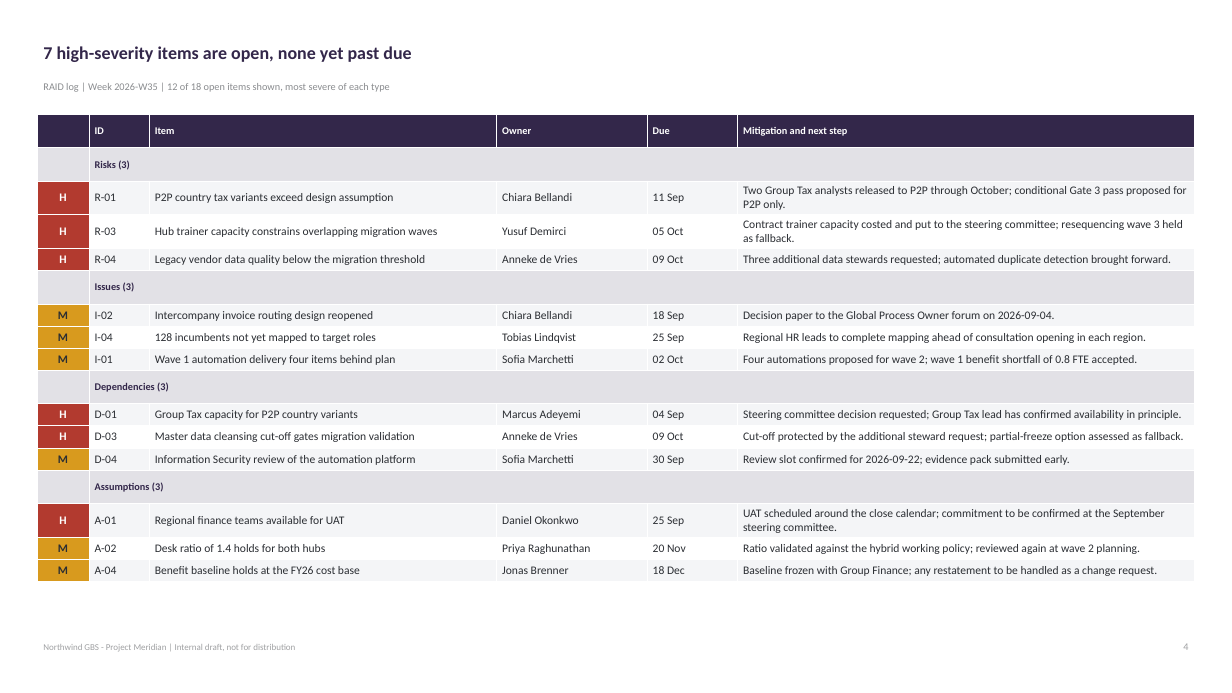
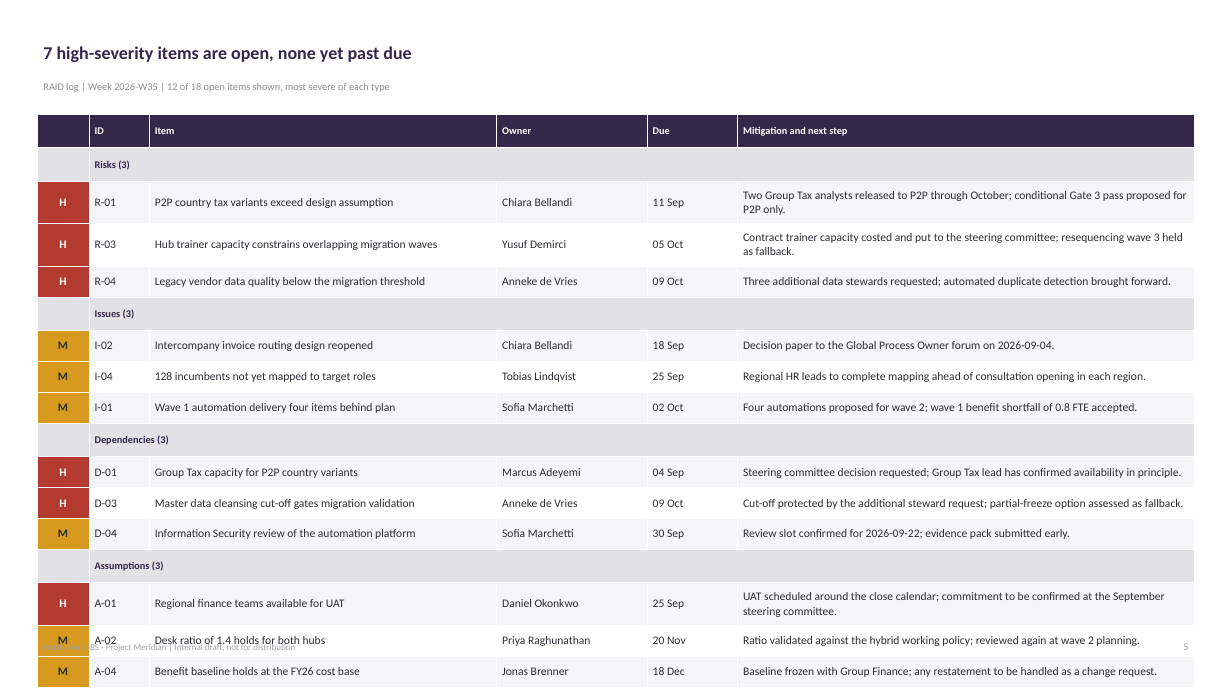
Before and after one commit to morichtereur/deckpilot, a slide deck: slide 5 of examples/deck.pptx (slide 4 before the commit). Drawn at 1232x693 pixels with LibreOffice and Linux fonts; fonts in the diff are those of the drawing. Boxes give left, top, right and bottom in pixels: in the first picture for what was removed or moved away, otherwise in the second. Text is boxed around its words. In the diff, an @@ line names an element or a change of style, - is before the commit and + after.

```diff
--- a/examples/deck.pptx
+++ b/examples/deck.pptx
@@ table: place and size @@
-table at (37,115,1195,580)
+table at (37,115,1195,681)
@@ text at (1183,643,1188,650): text changed @@
-4
+5
```
Also in this commit, not shown: 7 other slides changed, 5 slides added, 18 other files.
